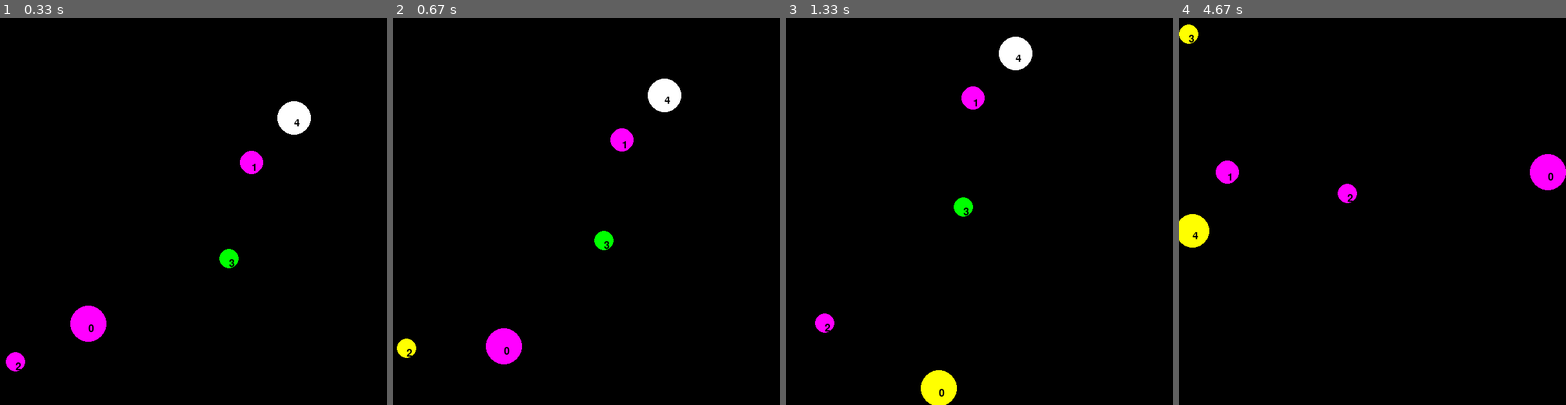
Above: before the commit, frames 1-4 (left to right).
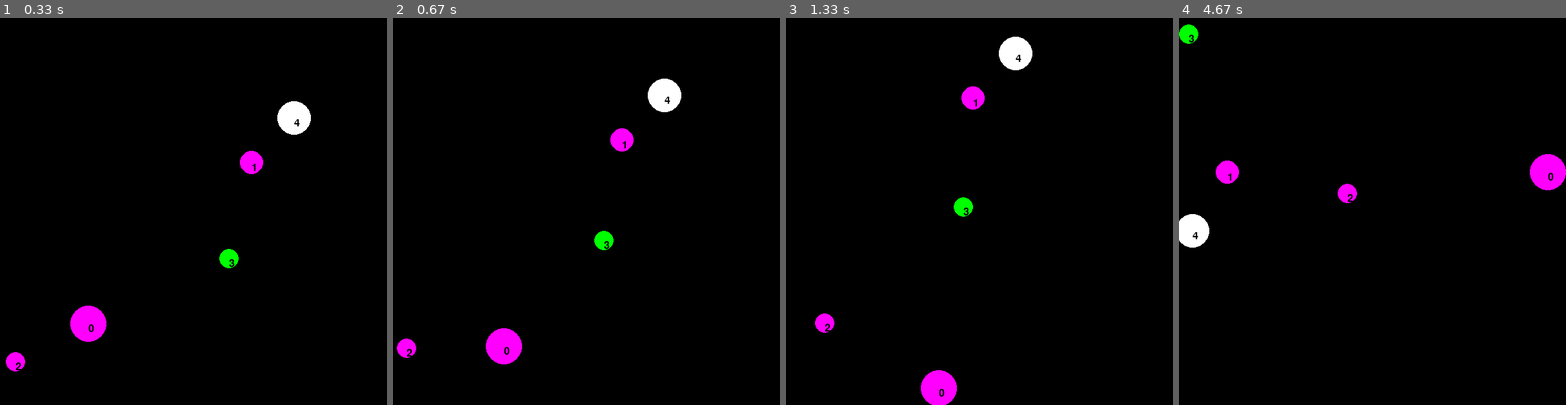
Above: after the commit, the same moments.

Repository: bchipman/bouncing_balls_pygame
Game: pygame game, started from main.py
The game is run twice, just before and just after one commit, with the same random seed, the same clock (stepped at 60 frames per second) and the same inputs.
Inputs:
- Up to frame 1 (0.33 s): no input
- Up to frame 2 (0.67 s): no input
- Up to frame 3 (1.33 s): no input
- Up to frame 4 (4.67 s): no input

Frame 1 is identical in both runs. In frame 2, 0.2% of the frame differs, in the area x 1-6%, y 82-88%; in frame 3, 0.7%; in frame 4, 0.7%, in the area x 0-8%, y 1-60%.

Commit message:
Removed 'move' method from Ball class; now handled by a separate function.  Change will be helpful for future ball-ball collision detection where movement may need to be backtracked

Diff:
--- a/ball_module.py
+++ b/ball_module.py
@@ -15,23 +15,6 @@
         self.ball_edges         = calculate.edge_values(self.center_absolute, self.radius_absolute)
         self.walls_hit          = calculate.walls_hit(self.ball_edges, self.window_size)
         self.hit_counter        = 0
-
-    def move(self):
-        self.center_absolute = calculate.new_position(self.center_absolute, self.velocity_absolute)
-        self.ball_edges = calculate.edge_values(self.center_absolute, self.radius_absolute)
-        self.walls_hit = calculate.walls_hit(self.ball_edges, self.window_size)
-        self.velocity_absolute = calculate.velocity_after_wall_collision(self.velocity_absolute, self.walls_hit)
-        self._change_color_if_collision()
-        return (self.center_absolute, self.radius_absolute)
-
-    def _change_color_if_collision(self):
-        if self.walls_hit == '':  # if no walls hit this frame..
-            self.hit_counter = self.hit_counter - 1 if self.hit_counter > 0 else 0  # ..decrement if necessary
-            if self.hit_counter == 0:  # if counter is at 0..
-                self.color = self.start_color  # ..set ball color to starting color
-        else: # if walls were hit this frame..
-            self.color = colors.YELLOW  # ..set ball color to yellow
-            self.hit_counter = 5  # ..and reset counter
 
 
 class BallCreator:
@@ -102,6 +85,22 @@
         return (int(self._relative_x * W), int(self._relative_y * H))
 
 
+def move_all_balls(balls):
+    for ball in balls:
+        ball.center_absolute    = calculate.new_position(ball.center_absolute, ball.velocity_absolute)
+        ball.ball_edges         = calculate.edge_values(ball.center_absolute, ball.radius_absolute)
+        ball.walls_hit          = calculate.walls_hit(ball.ball_edges, ball.window_size)
+        ball.velocity_absolute  = calculate.velocity_after_wall_collision(ball.velocity_absolute, ball.walls_hit)
+    return balls
+
+
+
+
+
+
+
+
+
 if __name__ == '__main__':
     import main
     main.Main()
--- a/main.py
+++ b/main.py
@@ -36,11 +36,11 @@
 
     def redraw_screen(self):
         self.screen.fill(BLACK)
+        self.balls = ball_module.move_all_balls(self.balls)
         for ball in self.balls:
-            center_pos_px, radius_px = ball.move()
-            pygame.draw.circle(self.screen, ball.color, center_pos_px, radius_px)
+            pygame.draw.circle(self.screen, ball.color, ball.center_absolute, ball.radius_absolute)
             text = self.font.render(str(ball.number), True, BLACK)
-            self.screen.blit(text, center_pos_px)
+            self.screen.blit(text, ball.center_absolute)
         pygame.display.update()
         pygame.time.delay(50)
 
